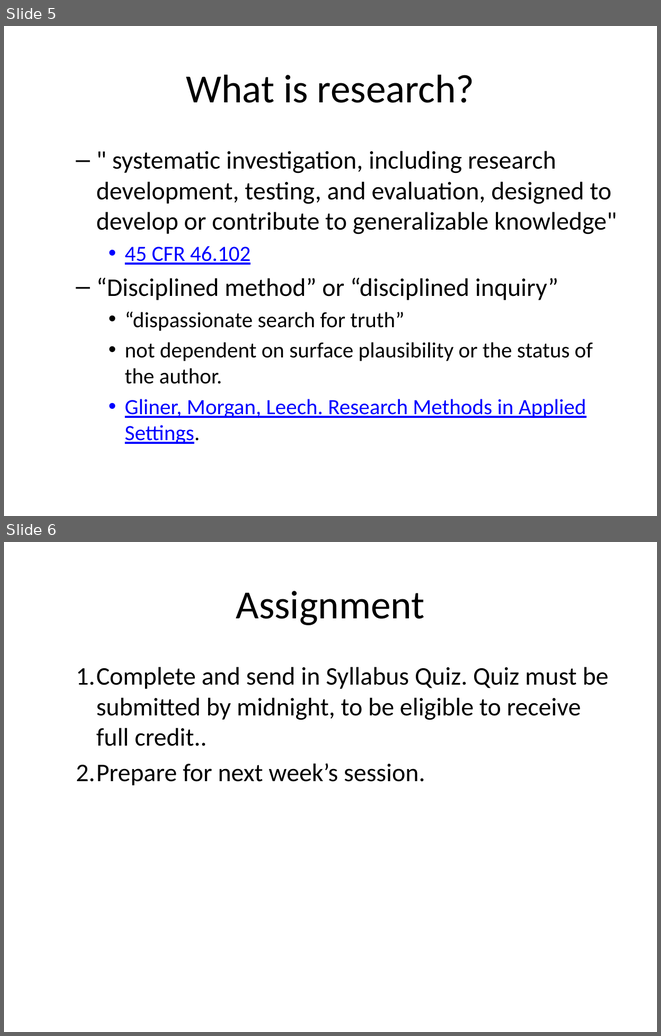
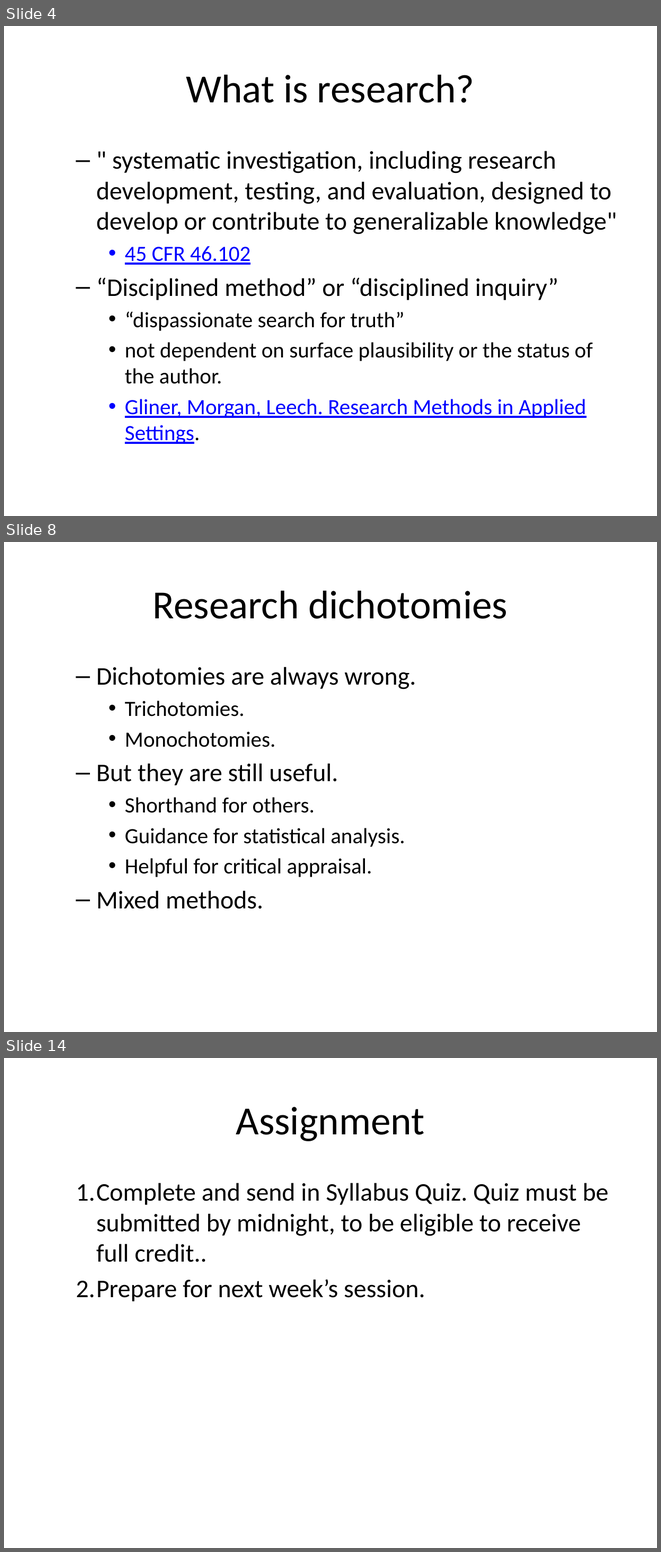
Before and after one commit to classes-medb/5510, a slide deck: src/video-1-introduction.pptx. Shown one above the other, each under a label of ours: slides 5 and 6 before the commit, slides 4, 8 and 14 after it; the slides between them are not shown. The pictures are 661x1036 and 661x1552 pixels, drawn with LibreOffice and Linux fonts; fonts in the diff are those of the drawing. Boxes give left, top, right and bottom in pixels: in the first picture for what was removed or moved away, otherwise in the second. Text is boxed around its words. In the diff, an @@ line names an element or a change of style, - is before the commit and + after.

Commit message:
Started research dichotomies in video-1.

```diff
--- a/src/video-1-introduction.pptx
+++ b/src/video-1-introduction.pptx
@@ slide 8 added at box(4, 542, 657, 1032), background #FFFFFF @@
@@ title added at box(153, 590, 508, 619), 44 pt, text #000000 @@
+Research dichotomies
@@ text added at box(96, 667, 416, 909), 24 pt, text #000000 @@
+  – Dichotomies are always wrong.
+    • Trichotomies.
+    • Monochotomies.
+  – But they are still useful.
+    • Shorthand for others.
+    • Guidance for statistical analysis.
+    • Helpful for critical appraisal.
+  – Mixed methods.
@@ what was slide 5 is now slide 4 @@
@@ what was slide 6 is now slide 14 @@
```
Also in this commit, not shown: 1 slide changed, 8 other slides added, 1 slide removed, 3 other files.
